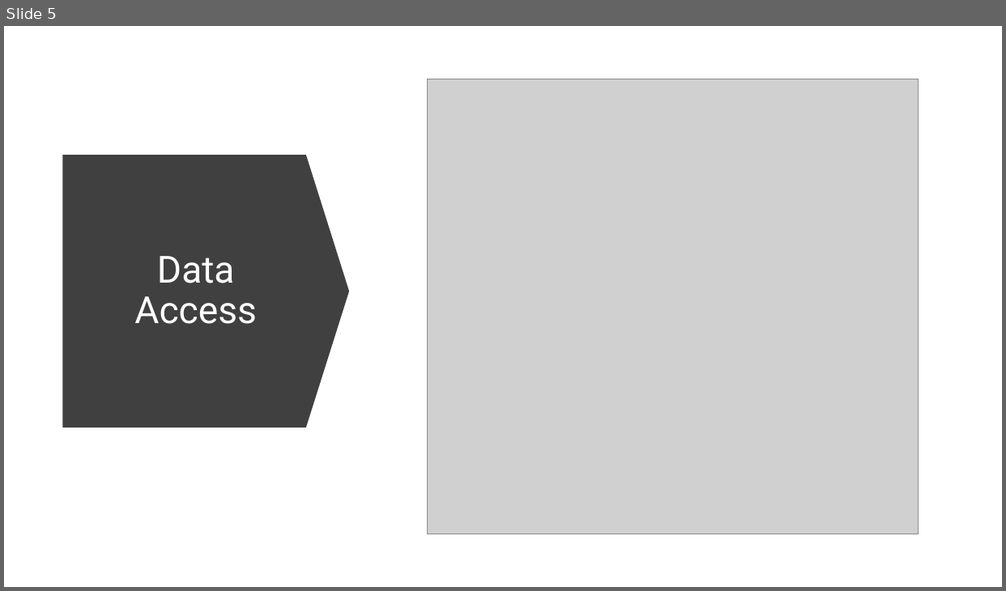
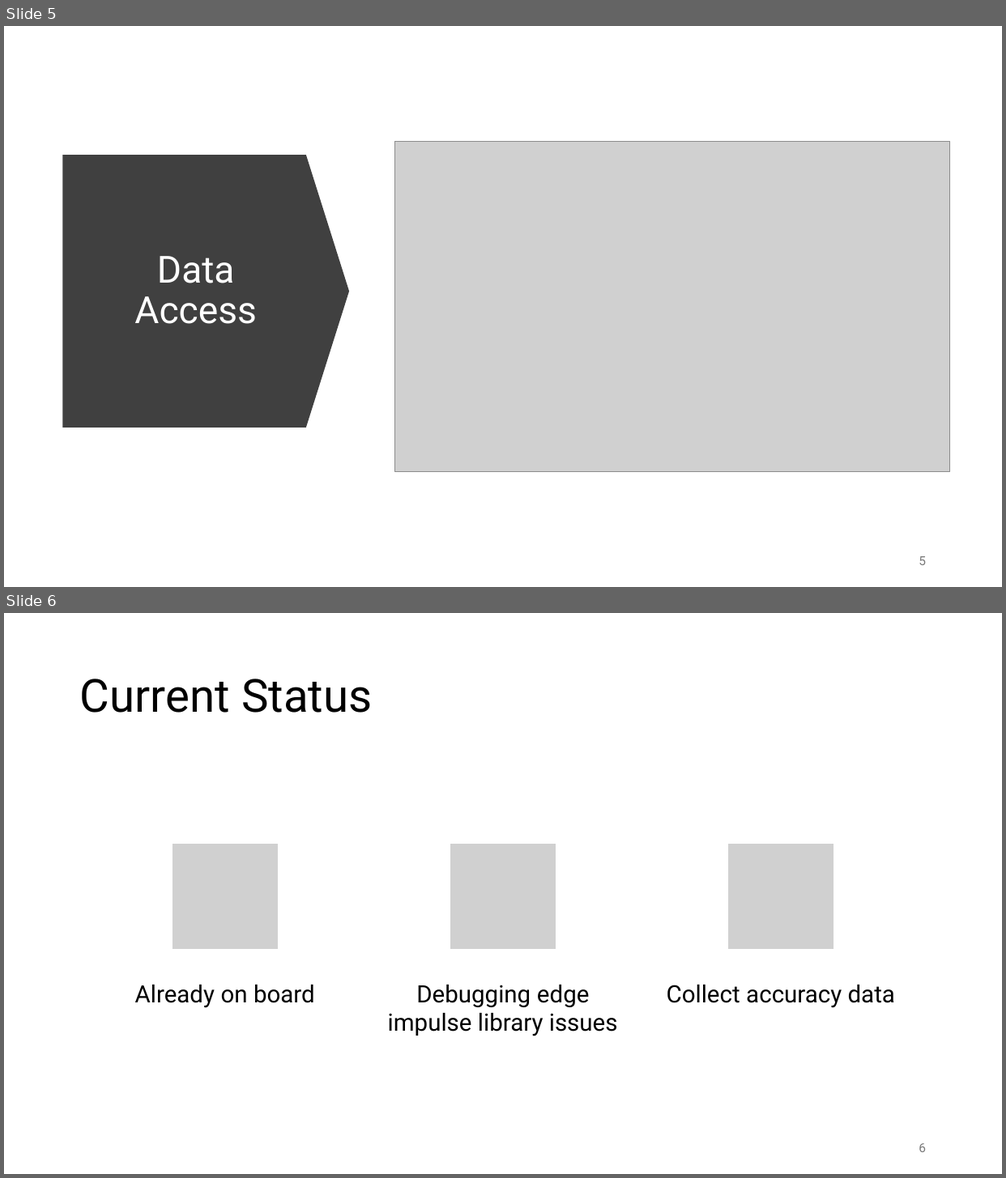
Before and after one commit to Mircea-s-classes/ai-hardware-project-proposal-ai-hardware-alligator, a slide deck: presentations/MTP.pptx. Shown one above the other, each under a label of ours: slide 5 before the commit, slides 5 and 6 after it. The pictures are 1006x591 and 1006x1178 pixels, drawn with LibreOffice and Linux fonts; fonts in the diff are those of the drawing; grey boxes stand for pictures. Boxes give left, top, right and bottom in pixels: in the first picture for what was removed or moved away, otherwise in the second. Text is boxed around its words. In the diff, an @@ line names an element or a change of style, - is before the commit and + after.

```diff
--- a/presentations/MTP.pptx
+++ b/presentations/MTP.pptx
@@ slide 6 added at (x1=4, y1=613, x2=1002, y2=1174), background #FFFFFF @@
@@ title added at (x1=80, y1=679, x2=372, y2=713), 44 pt, text #000000 @@
+Current Status
@@ group added at (x1=135, y1=844, x2=895, y2=1037): 3 pictures, 3 texts @@
+Already on board
+Debugging edge impulse library issues
+Collect accuracy data
@@ page number added at (x1=918, y1=1144, x2=926, y2=1152), 12 pt, text #797979 @@
+6
@@ slide 5 changed as well @@
@@ picture resized from (x1=427, y1=79, x2=918, y2=535) to (x1=394, y1=141, x2=950, y2=472) @@
@@ page number added at (x1=918, y1=557, x2=926, y2=565), 12 pt, text #797979 @@
+5
```
Also in this commit, not shown: 5 other slides changed.
